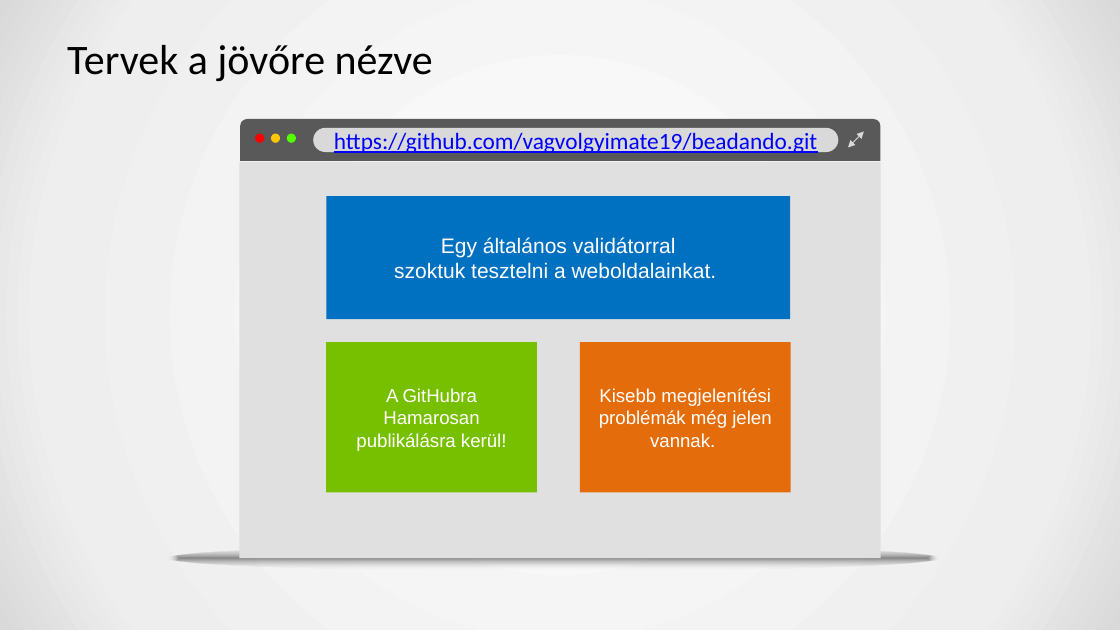
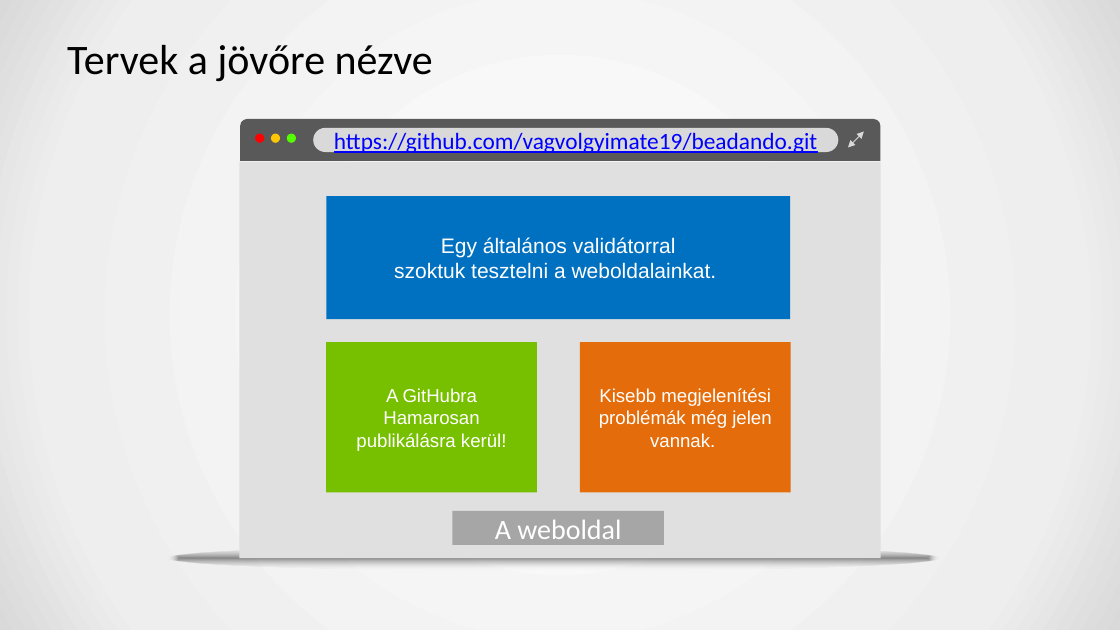
Before and after one commit to Palacsinta002/beadando.io, a slide deck: slide 3 of Dokumentáció.pptx. Drawn at 1120x630 pixels with LibreOffice and Linux fonts; fonts in the diff are those of the drawing. Boxes give left, top, right and bottom in pixels: in the first picture for what was removed or moved away, otherwise in the second. Text is boxed around its words. In the diff, an @@ line names an element or a change of style, - is before the commit and + after.

```diff
--- a/Dokumentáció.pptx
+++ b/Dokumentáció.pptx
@@ rectangle added at bbox=[452, 511, 664, 544], fill #A6A6A6, 24 pt, text #FFFFFF @@
+A weboldal
```
Also in this commit, not shown: 5 other slides changed, 1 slide removed.
